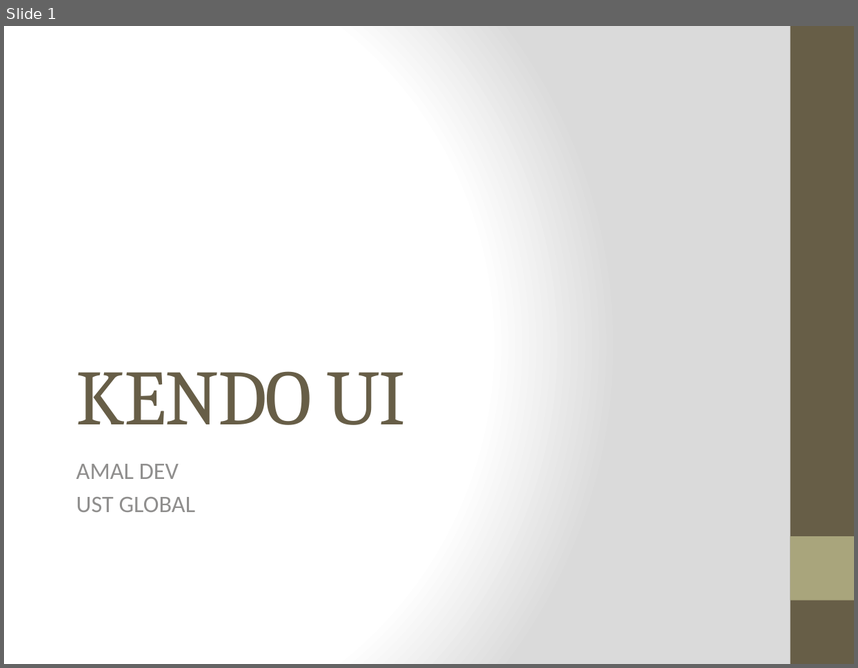
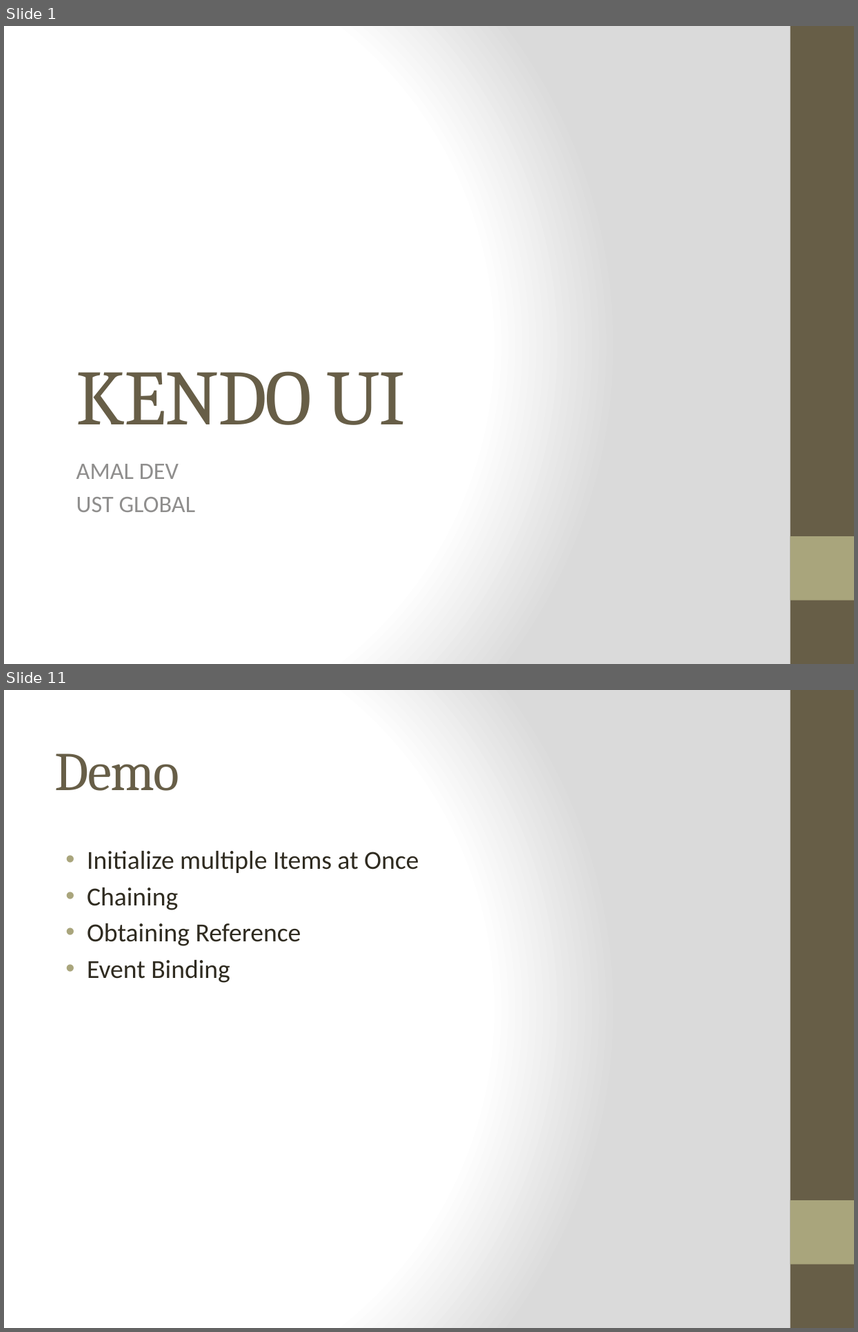
Before and after one commit to amaldevv/kendo-ui, a slide deck: html/Kendo UI.pptx. Shown one above the other, each under a label of ours: slide 1 before the commit, slides 1 and 11 after it; the slides between them are not shown. The pictures are 858x668 and 858x1332 pixels, drawn with LibreOffice and Linux fonts; fonts in the diff are those of the drawing. Boxes give left, top, right and bottom in pixels: in the first picture for what was removed or moved away, otherwise in the second. Text is boxed around its words. In the diff, an @@ line names an element or a change of style, - is before the commit and + after.

```diff
--- a/html/Kendo UI.pptx
+++ b/html/Kendo UI.pptx
@@ slide 11 added at [4,690,854,1328], background gradient #FFFFFF to #DADADA; not listed: 2 template elements that a slide beside it also shows @@
@@ title added at [55,753,180,791], 46 pt, text #675E47 @@
+Demo
@@ text added at [87,851,419,983], 22 pt, text #2F2B20 @@
+• Initialize multiple Items at Once
+• Chaining
+• Obtaining Reference
+• Event Binding
```
Also in this commit, not shown: 2 slides changed, 7 other slides added.
